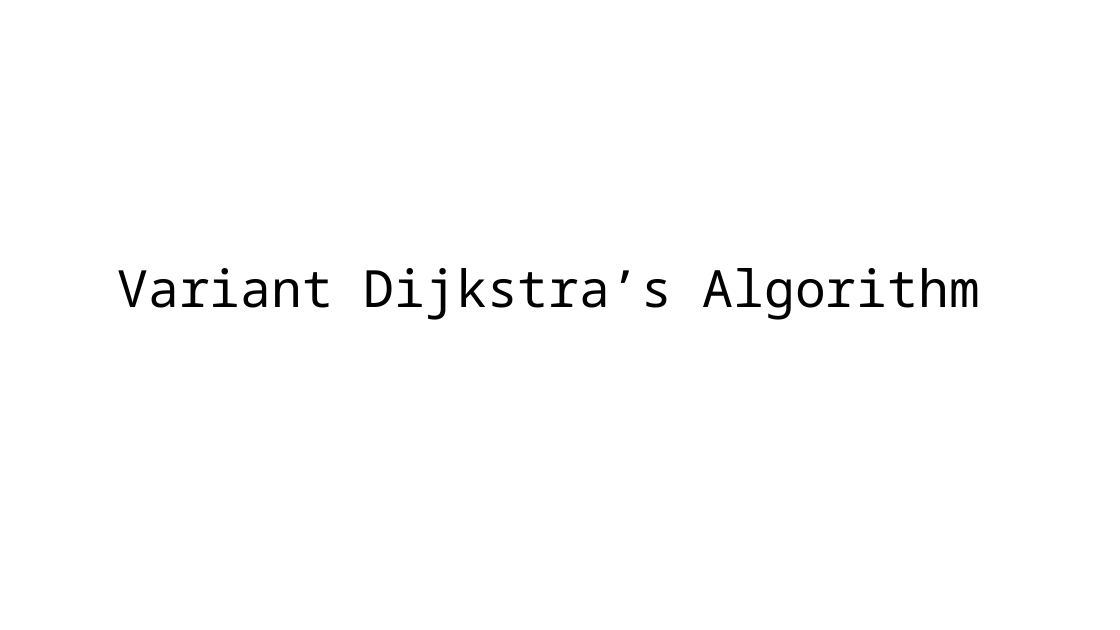
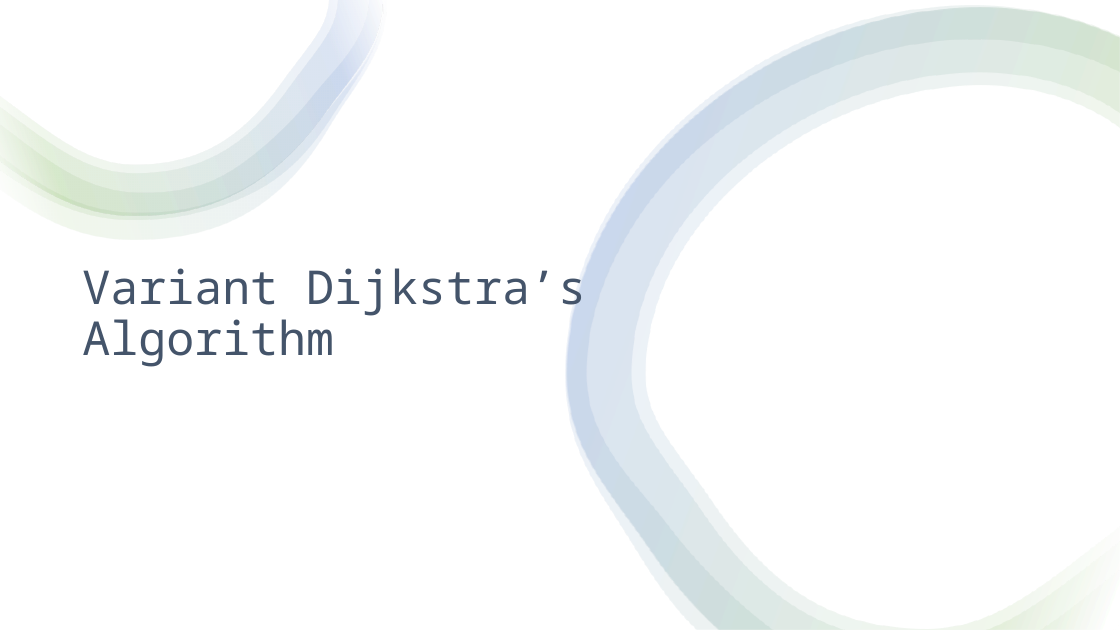
Before and after one commit to revhea2/priority-based-resource-allocation, a slide deck: slide 17 of final_presentation.pptx (slide 15 before the commit). Drawn at 1120x630 pixels with LibreOffice and Linux fonts; fonts in the diff are those of the drawing. Boxes give left, top, right and bottom in pixels: in the first picture for what was removed or moved away, otherwise in the second. Text is boxed around its words. In the diff, an @@ line names an element or a change of style, - is before the commit and + after.

```diff
--- a/final_presentation.pptx
+++ b/final_presentation.pptx
@@ rectangle added at [0, 0, 1120, 630], fill #FFFFFF @@
@@ group added at [0, 0, 386, 239]: 4 freeform shapes @@
@@ freeform shape added at [566, 6, 1120, 630], fill gradient #FFFFFF to #70AD47 to #4472C4 @@
@@ freeform shape added at [566, 8, 1120, 630], fill gradient #FFFFFF to #70AD47 to #4472C4 @@
@@ freeform shape added at [568, 8, 1120, 630], fill gradient #FFFFFF to #70AD47 to #4472C4 @@
@@ title "Variant Dijkstra’s Algorithm": place and size @@
-title "Variant Dijkstra’s Algorithm" at [118, 268, 980, 320]
+title "Variant Dijkstra’s Algorithm" at [82, 268, 586, 367]
@@ title "Variant Dijkstra’s Algorithm" at [82, 268, 586, 367]: size 44 to 40 pt, text colour #000000 to #44546A; alignment centre to left @@
```
Also in this commit, not shown: 9 other slides changed, 2 slides added, 4 other files.
